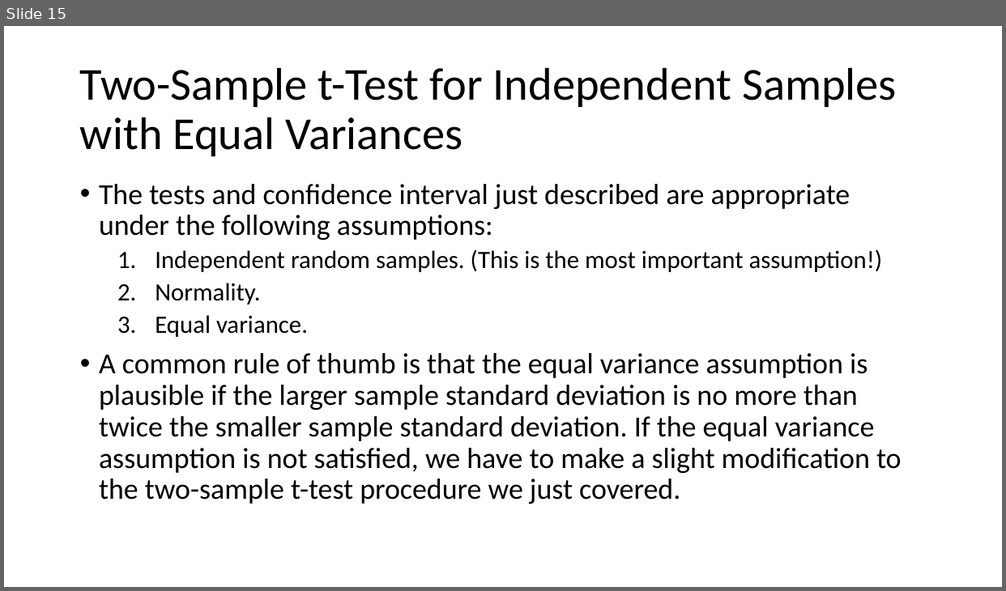
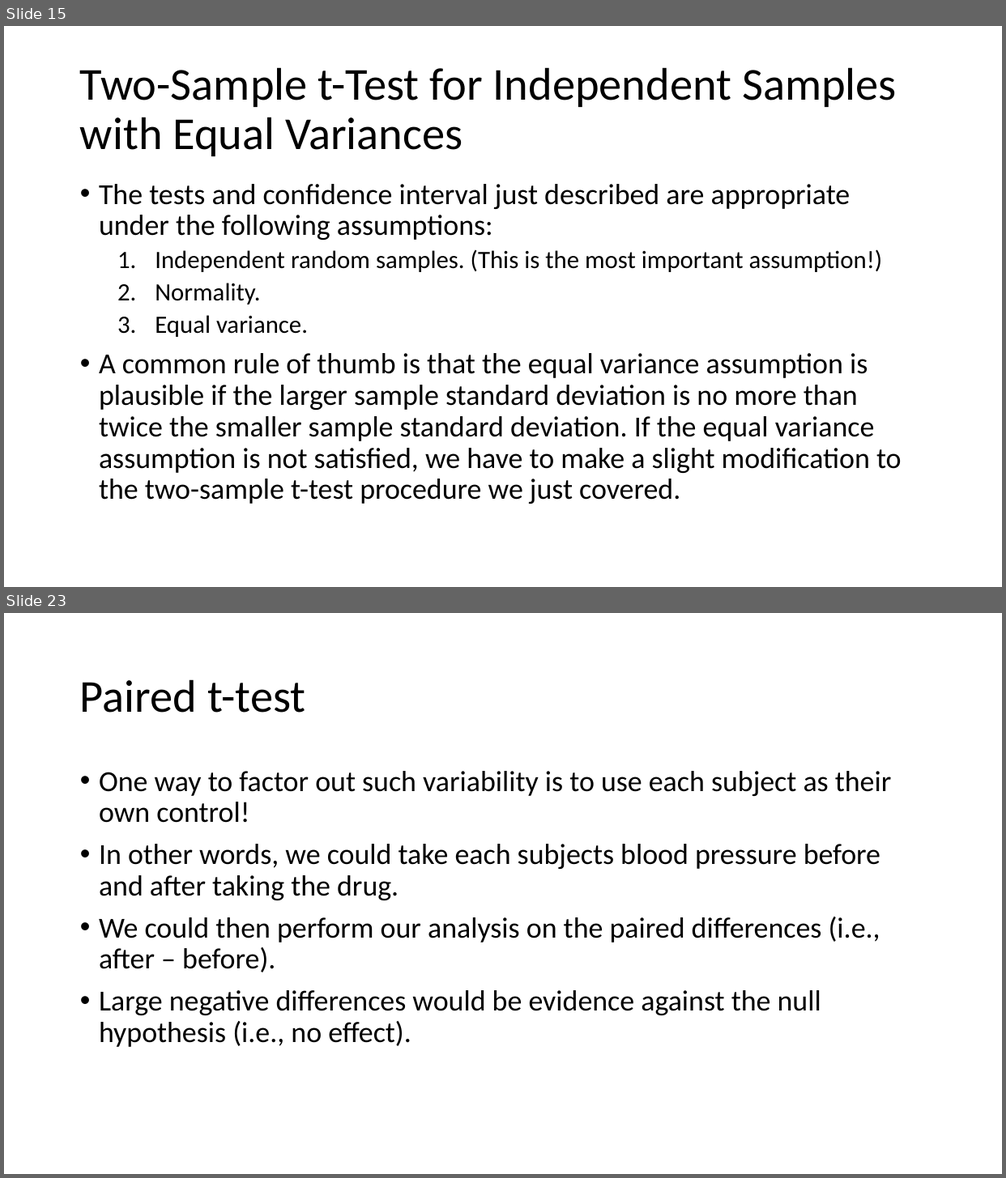
Before and after one commit to bgreenwell/STT6300, a slide deck: Slides/STT 6300 - Chapter 7.pptx. Shown one above the other, each under a label of ours: slide 15 before the commit, slides 15 and 23 after it; the slides between them are not shown. The pictures are 1006x591 and 1006x1178 pixels, drawn with LibreOffice and Linux fonts; fonts in the diff are those of the drawing. Boxes give left, top, right and bottom in pixels: in the first picture for what was removed or moved away, otherwise in the second. Text is boxed around its words. In the diff, an @@ line names an element or a change of style, - is before the commit and + after.

```diff
--- a/Slides/STT 6300 - Chapter 7.pptx
+++ b/Slides/STT 6300 - Chapter 7.pptx
@@ slide 23 added at box(4, 613, 1002, 1174), background #FFFFFF @@
@@ title added at box(80, 679, 305, 713), 44 pt, text #000000 @@
+Paired t-test
@@ text added at box(99, 771, 891, 1047), 28 pt, text #000000 @@
+• One way to factor out such variability is to use each subject as their own control!
+• In other words, we could take each subjects blood pressure before and after taking the drug.
+• We could then perform our analysis on the paired differences (i.e., after – before).
+• Large negative differences would be evidence against the null hypothesis (i.e., no effect).
```
Also in this commit, not shown: 2 slides changed, 9 other slides added, 1 other file.
